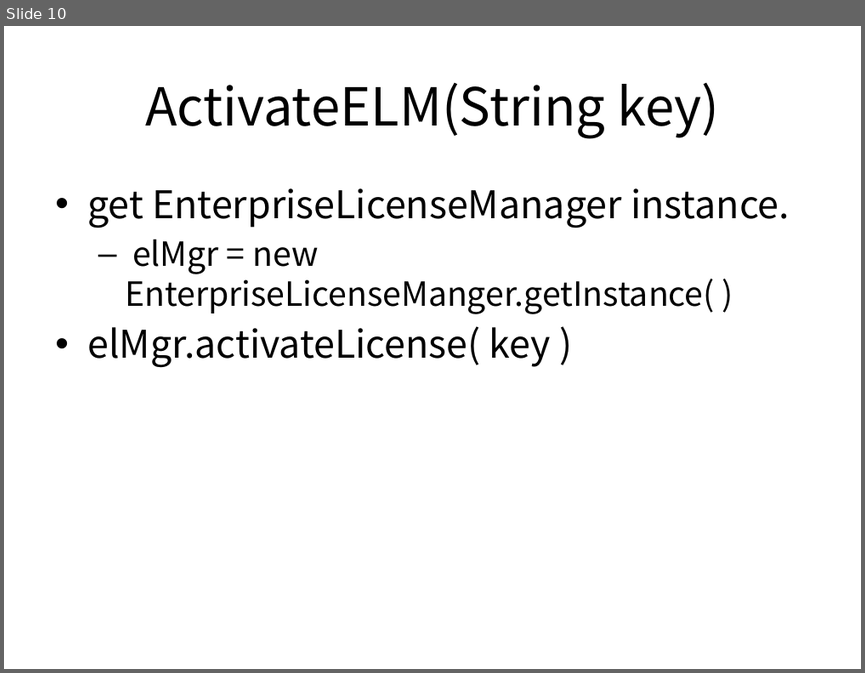
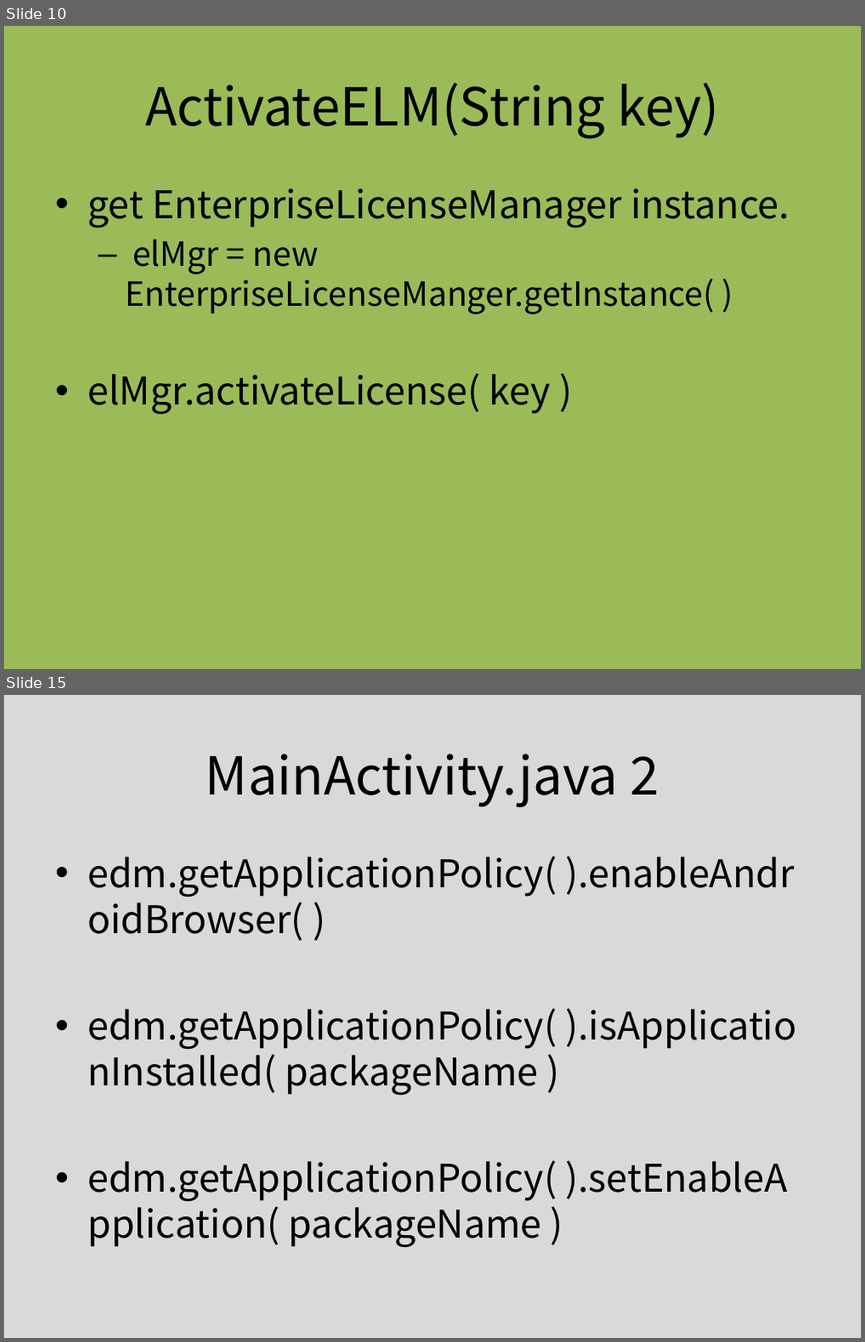
Before and after one commit to dummyFirst/NHK_Japanese, a slide deck: Android/AppControl.pptx. Shown one above the other, each under a label of ours: slide 10 before the commit, slides 10 and 15 after it; the slides between them are not shown. The pictures are 865x673 and 865x1342 pixels, drawn with LibreOffice and Linux fonts; fonts in the diff are those of the drawing. Boxes give left, top, right and bottom in pixels: in the first picture for what was removed or moved away, otherwise in the second. Text is boxed around its words. In the diff, an @@ line names an element or a change of style, - is before the commit and + after.

Commit message:
Add the outlines of other java files

```diff
--- a/Android/AppControl.pptx
+++ b/Android/AppControl.pptx
@@ slide 15 added at (x1=4, y1=695, x2=861, y2=1338), background #D9D9D9 @@
@@ title added at (x1=205, y1=754, x2=658, y2=807), 44 pt, text #000000 @@
+MainActivity.java 2
@@ text added at (x1=87, y1=856, x2=556, y2=1247), 32 pt, text #000000 @@
+• edm.getApplicationPolicy( ).enableAndroidBrowser( )
+• edm.getApplicationPolicy( ).isApplicationInstalled( packageName )
+• edm.getApplicationPolicy( ).setEnableApplication( packageName )
@@ slide 10 changed as well @@
@@ background #FFFFFF to #9BBB59 @@
@@ text "get EnterpriseLicenseManager instance." rewrapped from (x1=87, y1=188, x2=789, y2=368) to (x1=87, y1=188, x2=789, y2=414) @@
```
Also in this commit, not shown: 8 other slides changed, 5 other slides added.
